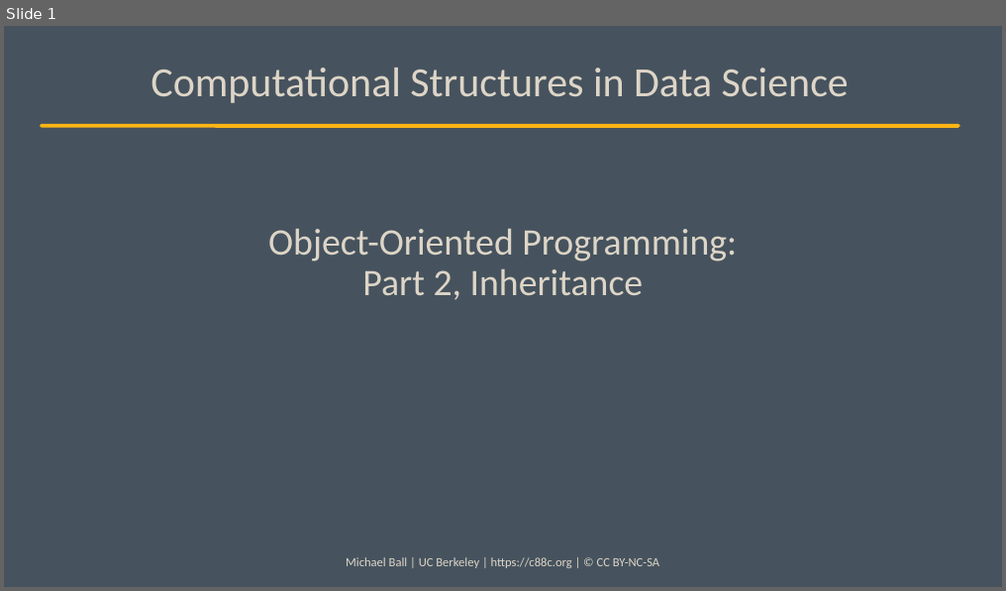
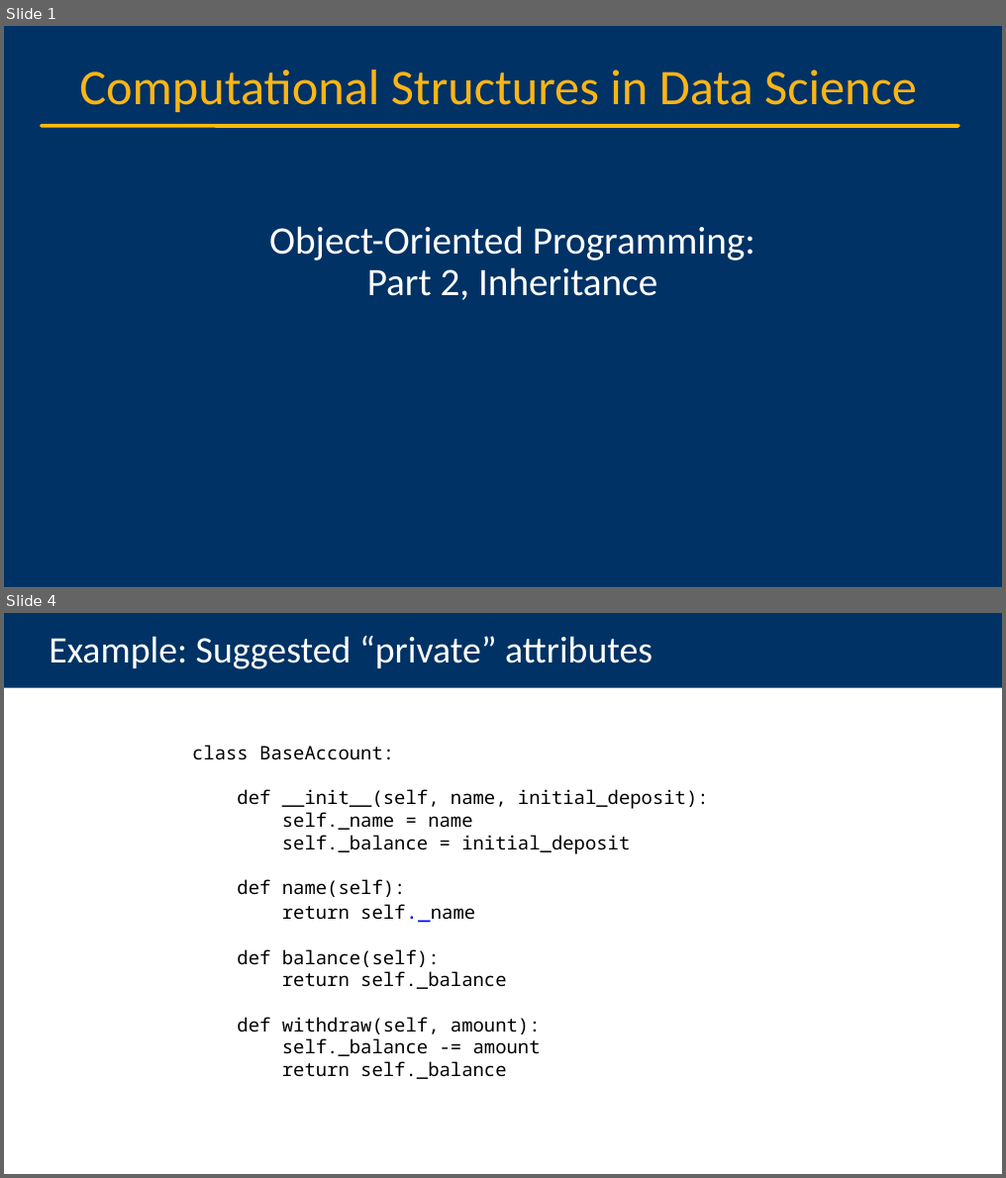
Before and after one commit to cs88-website/sp24, a slide deck: assets/slides/sp24/15-OOP_II.pptx. Shown one above the other, each under a label of ours: slide 1 before the commit, slides 1 and 4 after it; the slides between them are not shown. The pictures are 1006x591 and 1006x1178 pixels, drawn with LibreOffice and Linux fonts; fonts in the diff are those of the drawing; background and template pictures are left out. Boxes give left, top, right and bottom in pixels: in the first picture for what was removed or moved away, otherwise in the second. Text is boxed around its words. In the diff, an @@ line names an element or a change of style, - is before the commit and + after.

```diff
--- a/assets/slides/sp24/15-OOP_II.pptx
+++ b/assets/slides/sp24/15-OOP_II.pptx
@@ slide 4 added at (4, 613, 1002, 1174), background #FFFFFF @@
@@ title added at (4, 613, 1002, 688), fill #003265, 36 pt, text #FFFFFF @@
+Example: Suggested “private” attributes
@@ text added at (192, 745, 709, 1079), 18 pt, text #000000 @@
+class BaseAccount:
+def __init__(self, name, initial_deposit):
+self._name = name
+self._balance = initial_deposit
+def name(self):
+return self._name
+def balance(self):
+return self._balance
+def withdraw(self, amount):
+self._balance -= amount
+return self._balance
@@ slide 1 changed as well @@
@@ background #46535E to #003265 @@
@@ text "Computational Structures in Data Science" at (79, 70, 917, 112): size 40 to 48 pt, text colour #DDD5C7 to #FCB515 @@
@@ line (42, 126) - (958, 126): stroke #FCB515 3.75 pt to #FBBA03 3.75 pt @@
@@ title "Object-Oriented Programming: Part 2, Inheritance" at (269, 226, 755, 300): size 36 to 37.3 pt, text colour #DDD5C7 to #FFFFFF @@
@@ text removed at (346, 558, 659, 569) @@
-Michael Ball | UC Berkeley | https://c88c.org | © CC BY-NC-SA
```
Also in this commit, not shown: 22 other slides changed, 3 other slides added, 1 slide removed, 4 other files.
